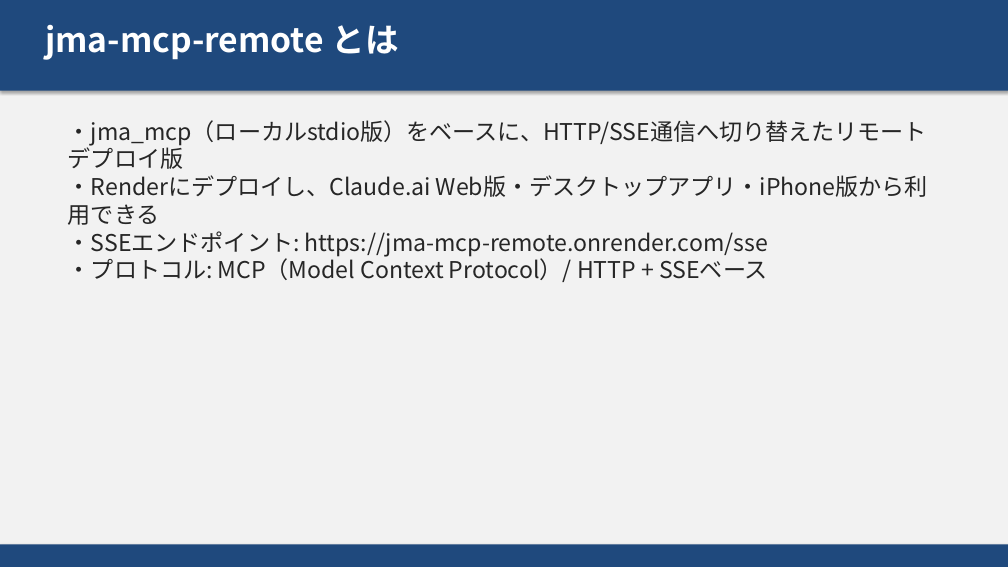
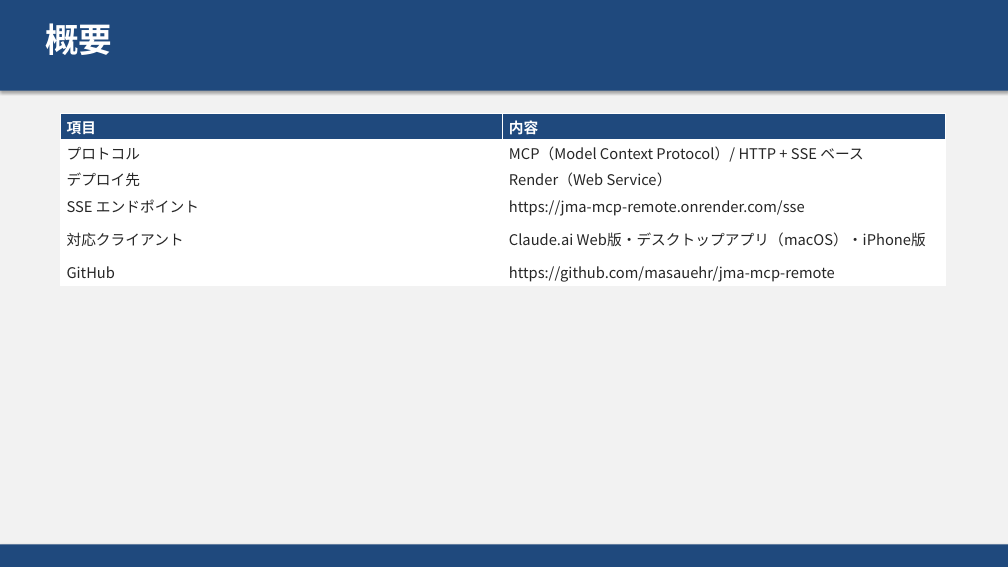
Before and after one commit to masauehr/ppt_auto, a slide deck: slide 11 of mcp_remort.pptx (slide 3 before the commit). Drawn at 1008x567 pixels with LibreOffice and Linux fonts; fonts in the diff are those of the drawing. Boxes give left, top, right and bottom in pixels: in the first picture for what was removed or moved away, otherwise in the second. Text is boxed around its words. In the diff, an @@ line names an element or a change of style, - is before the commit and + after.

```diff
--- a/mcp_remort.pptx
+++ b/mcp_remort.pptx
@@ text at (45, 23, 112, 55): text changed @@
-jma-mcp-remote とは
+概要
@@ table added at (60, 113, 945, 286), 6 rows, 2 columns @@
+項目 | 内容
+プロトコル | MCP（Model Context Protocol）/ HTTP + SSE ベース
+デプロイ先 | Render（Web Service）
+SSE エンドポイント | https://jma-mcp-remote.onrender.com/sse
+対応クライアント | Claude.ai Web版・デスクトップアプリ（macOS）・iPhone版
+GitHub | https://github.com/masauehr/jma-mcp-remote
@@ text removed at (68, 120, 928, 282) @@
-・jma_mcp（ローカルstdio版）をベースに、HTTP/SSE通信へ切り替えたリモートデプロイ版
-・Renderにデプロイし、Claude.ai Web版・デスクトップアプリ・iPhone版から利用できる
-・SSEエンドポイント: https://jma-mcp-remote.onrender.com/sse
-・プロトコル: MCP（Model Context Protocol）/ HTTP + SSEベース
```
Also in this commit, not shown: 7 other slides changed, 10 slides added, 1 slide removed, 6 other files.
